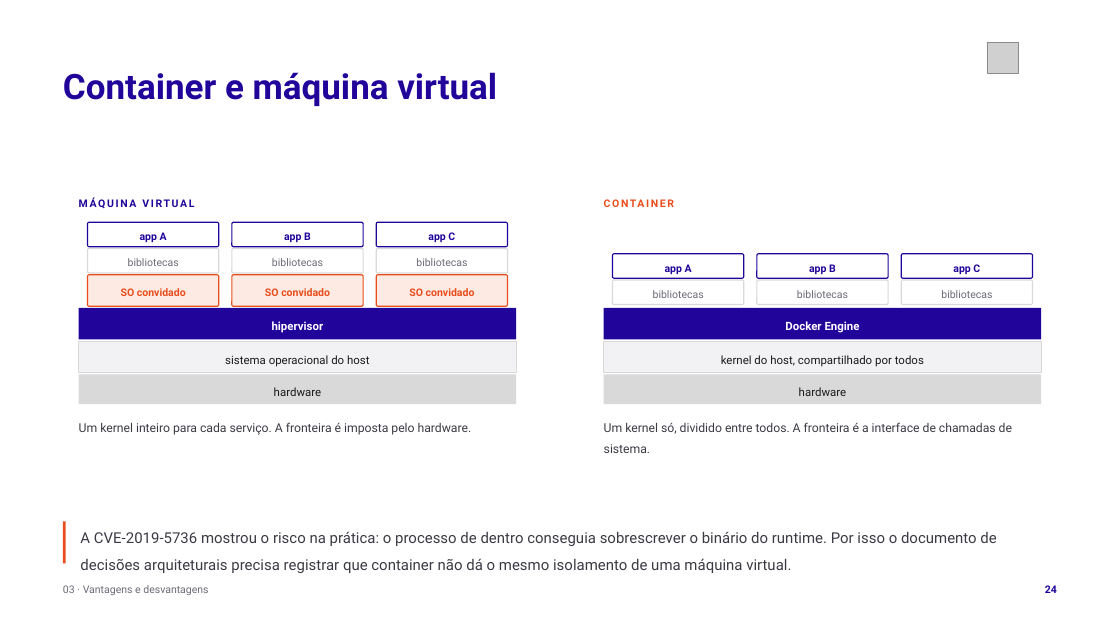
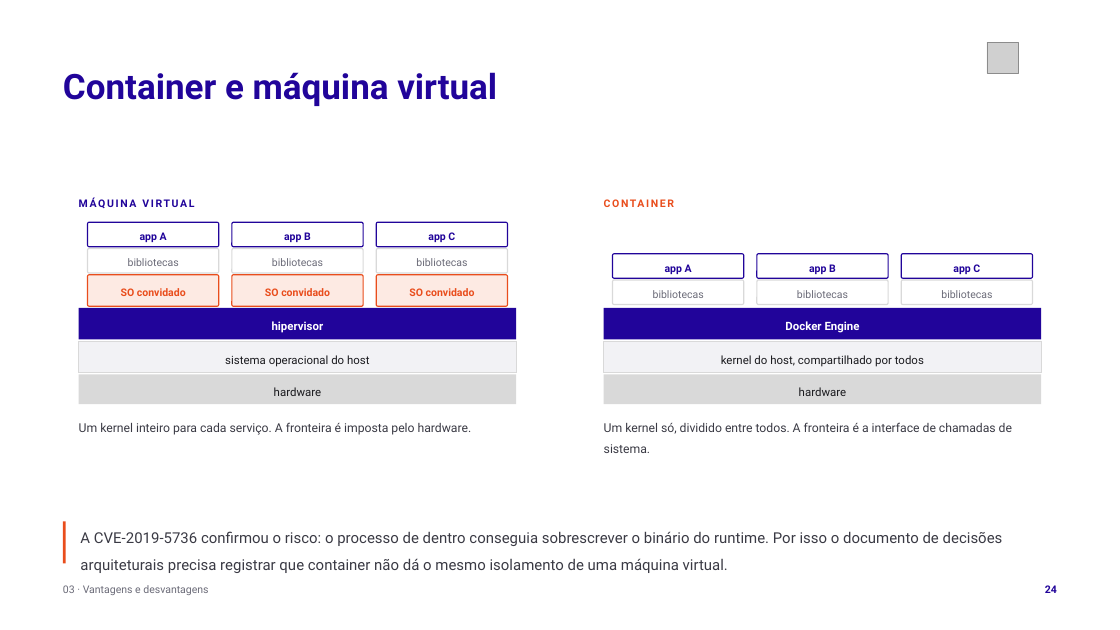
Before and after one commit to tcpassos/invite-app, a slide deck: slide 24 of trabalhos/T1-Docker-Invite-People.pptx. Drawn at 1120x630 pixels with LibreOffice and Linux fonts; fonts in the diff are those of the drawing; grey boxes stand for pictures. Boxes give left, top, right and bottom in pixels: in the first picture for what was removed or moved away, otherwise in the second. Text is boxed around its words. In the diff, an @@ line names an element or a change of style, - is before the commit and + after.

```diff
--- a/trabalhos/T1-Docker-Invite-People.pptx
+++ b/trabalhos/T1-Docker-Invite-People.pptx
@@ text at (80, 531, 1003, 573): text changed @@
-A CVE-2019-5736 mostrou o risco na prática: o processo de dentro conseguia sobrescrever o binário do runtime. Por isso o documento de decisões arquiteturais precisa registrar que container não dá o mesmo isolamento de uma máquina virtual.
+A CVE-2019-5736 confirmou o risco: o processo de dentro conseguia sobrescrever o binário do runtime. Por isso o documento de decisões arquiteturais precisa registrar que container não dá o mesmo isolamento de uma máquina virtual.
```
Also in this commit, not shown: 20 other slides changed, 20 other files.
